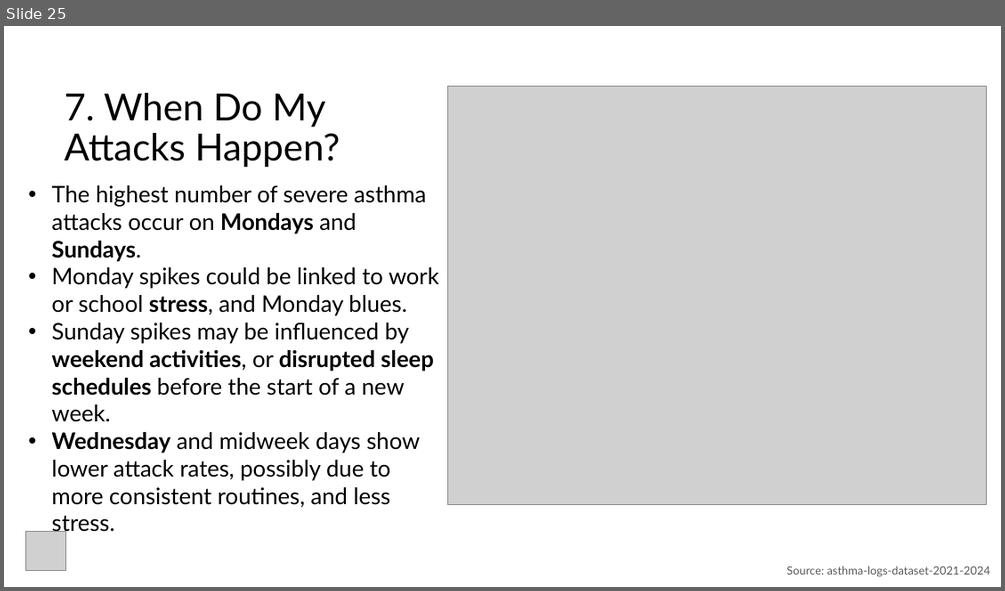
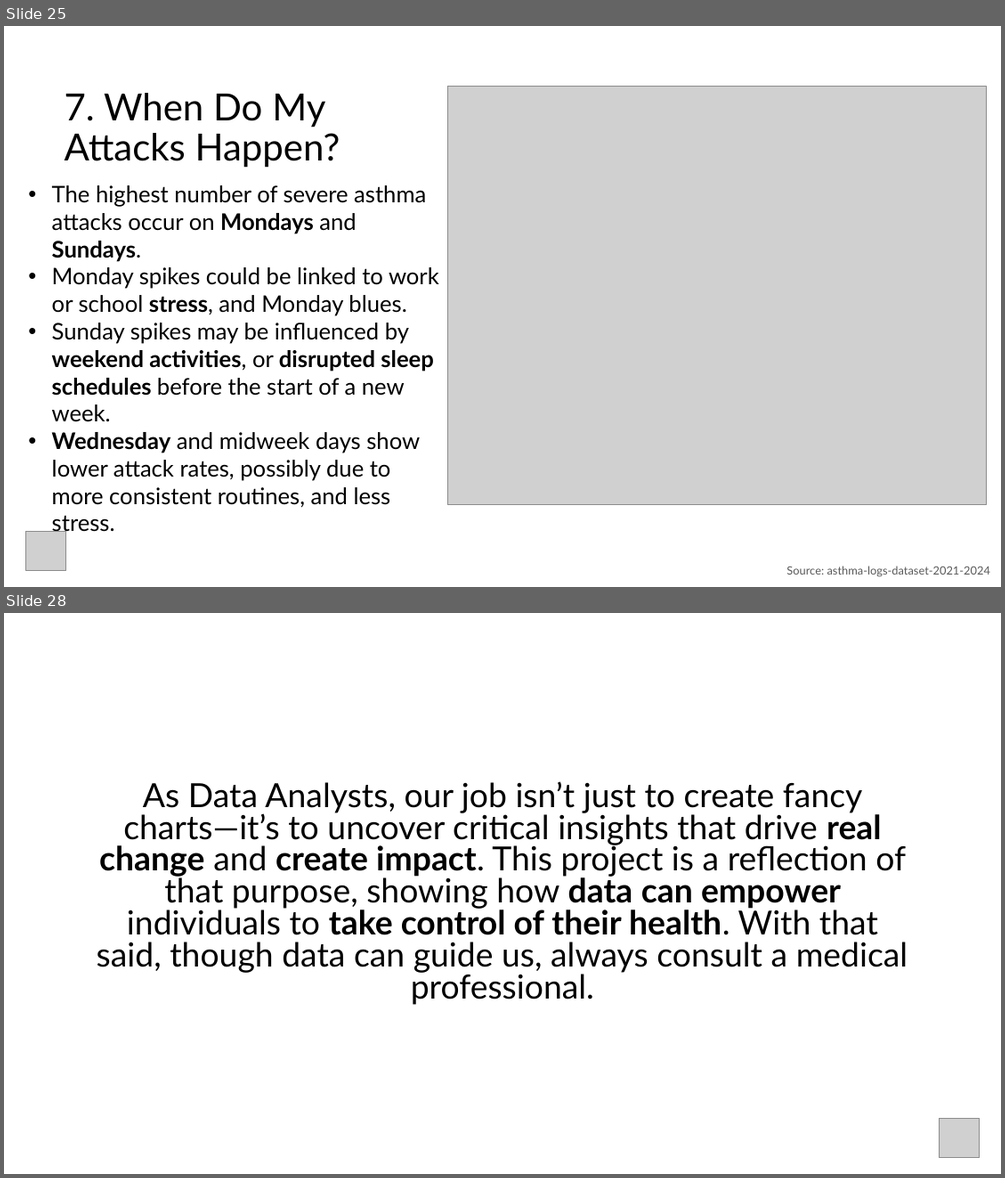
Before and after one commit to abnersonocampo/comprehensive-asthma-analysis, a slide deck: Capstone Presentation.pptx. Shown one above the other, each under a label of ours: slide 25 before the commit, slides 25 and 28 after it; the slides between them are not shown. The pictures are 1005x591 and 1005x1178 pixels, drawn with LibreOffice and Linux fonts; fonts in the diff are those of the drawing; grey boxes stand for pictures. Boxes give left, top, right and bottom in pixels: in the first picture for what was removed or moved away, otherwise in the second. Text is boxed around its words. In the diff, an @@ line names an element or a change of style, - is before the commit and + after.

```diff
--- a/Capstone Presentation.pptx
+++ b/Capstone Presentation.pptx
@@ slide 28 added at [4,613,1001,1174], background #FFFFFF @@
@@ text added at [97,781,907,1005], 32 pt, text #000000 @@
+As Data Analysts, our job isn’t just to create fancy charts—it’s to uncover critical insights that drive real change and create impact. This project is a reflection of that purpose, showing how data can empower individuals to take control of their health. With that said, though data can guide us, always consult a medical professional.
@@ picture added at [939,1119,979,1158] @@
```
Also in this commit, not shown: 2 slides changed, 1 other slide added, 2 other files.
